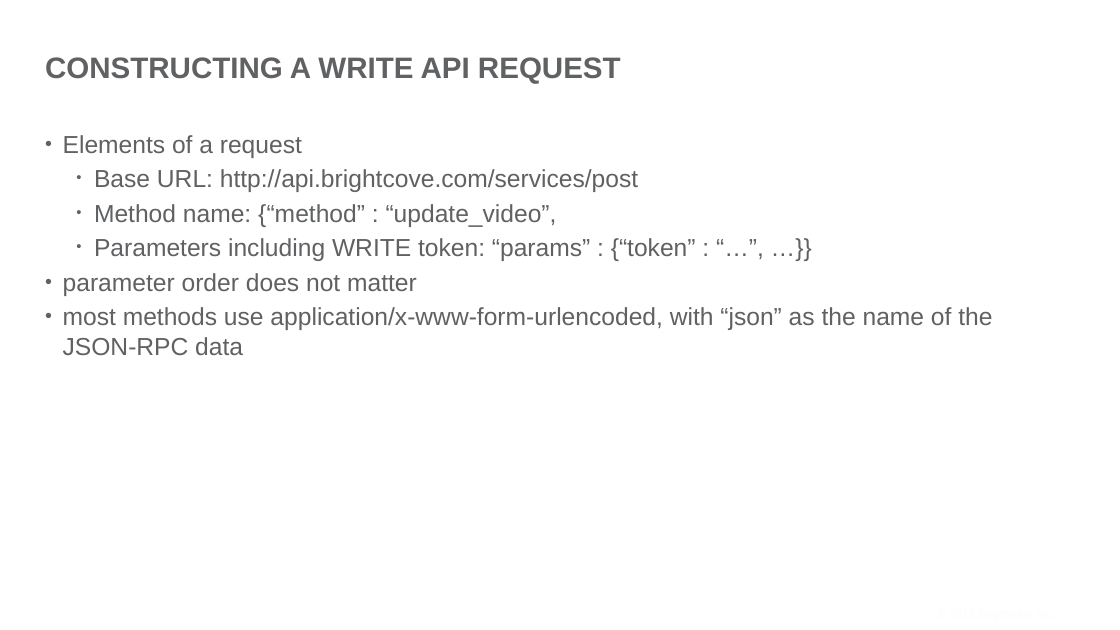
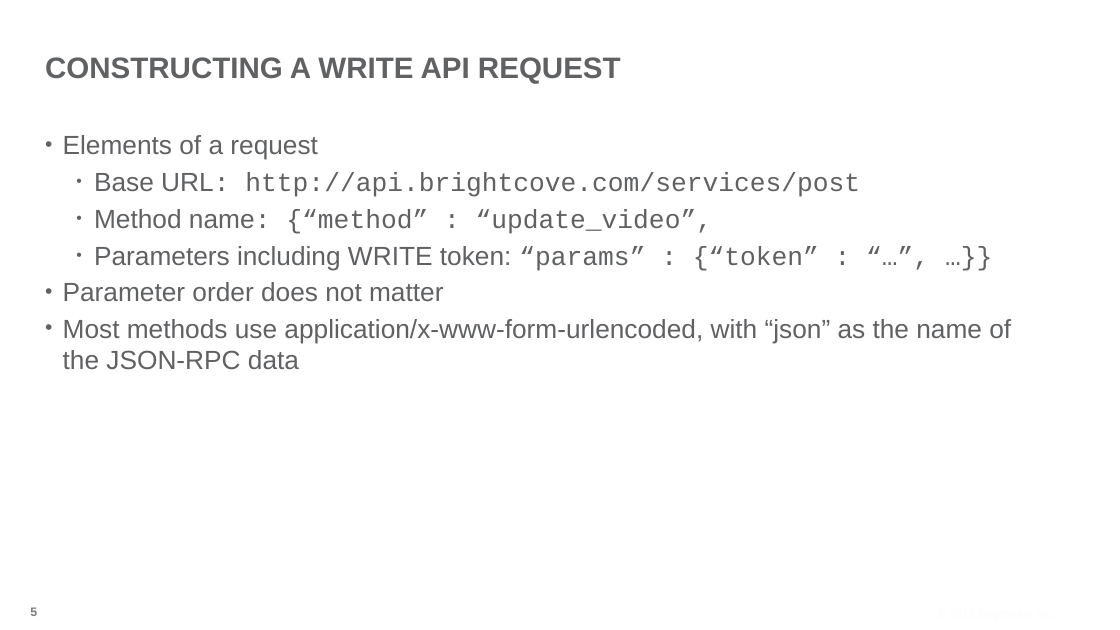
Before and after one commit to BrightcoveLearning/VideoCloudMediaAPI, a slide deck: slide 5 of VideoSessionsMaterials/creating-write-requests.pptx. Drawn at 1120x630 pixels with LibreOffice and Linux fonts; fonts in the diff are those of the drawing; background and template pictures are left out. Boxes give left, top, right and bottom in pixels: in the first picture for what was removed or moved away, otherwise in the second. Text is boxed around its words. In the diff, an @@ line names an element or a change of style, - is before the commit and + after.

```diff
--- a/VideoSessionsMaterials/creating-write-requests.pptx
+++ b/VideoSessionsMaterials/creating-write-requests.pptx
@@ text at [63, 135, 860, 271]: size 30 to 32 pt in "Elements of a request", "Base URL: http://api.brightcove.com/services/post", "Method name: {“method” : “update_video”,", "Parameters including WRITE token: “params” : {“token” ..."; font Arial to Courier New in "URL: http://api.brightcove.com/services/post", "name: {“method” : “update_video”,", "“params” : {“token” : “…”, …}}" @@
@@ text at [63, 282, 1011, 369]: text changed; size 30 to 32 pt @@
-• parameter order does not matter
-• most methods use application/x-www-form-urlencoded, with “json” as the name of the JSON-RPC data
+• Parameter order does not matter
+• Most methods use application/x-www-form-urlencoded, with “json” as the name of the JSON-RPC data
@@ page number added at [30, 607, 37, 616], 15 pt, text #7B7B7B, bold @@
+5
```
Also in this commit, not shown: 4 other slides changed, 2 other files.
